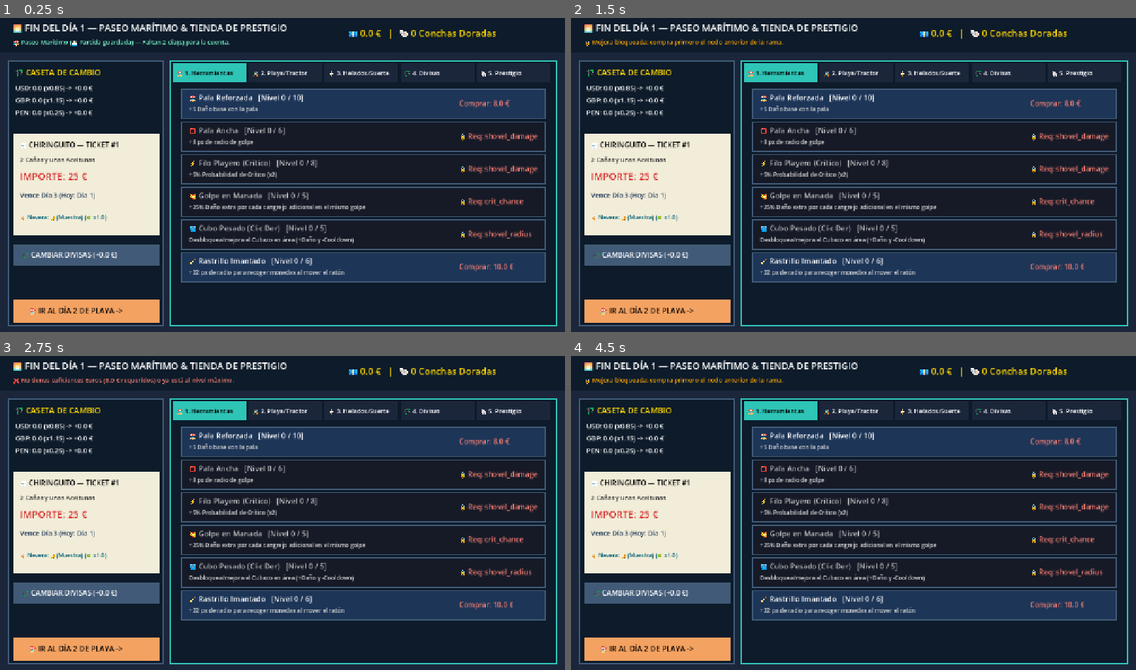
Above: before the commit, frames 1-4 (two rows, left to right).
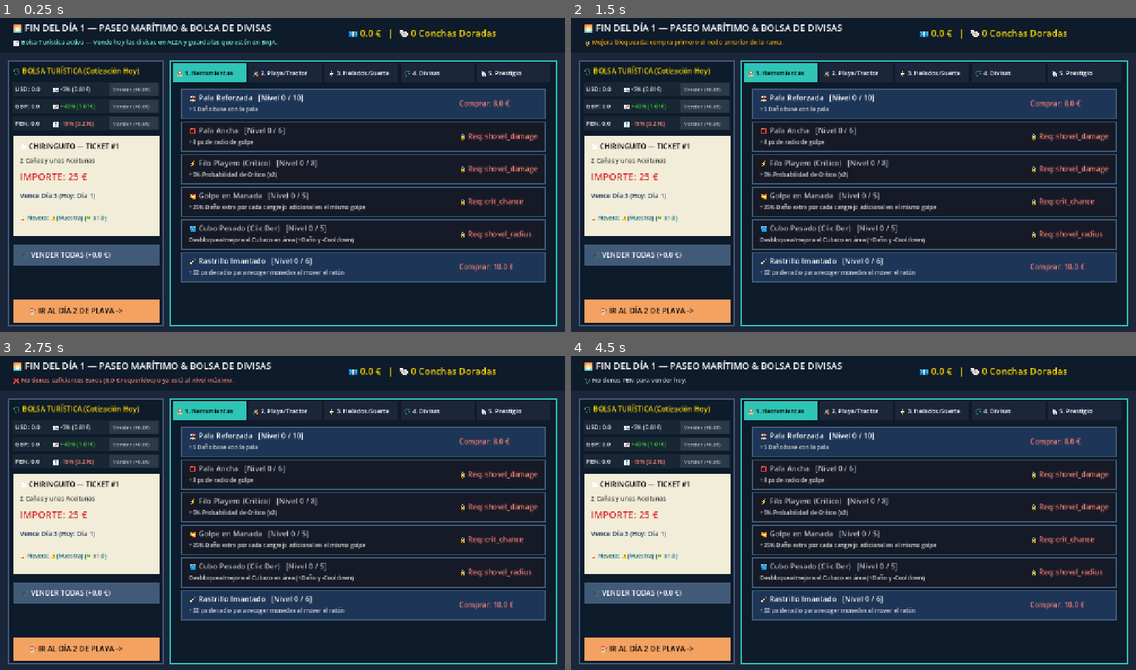
Above: after the commit, the same moments.

Repository: Suko-Dev20/chiringuito-must-be-paid
Game: Godot game, scene res://scenes/main/between_days.tscn
Two runs of this game, one before a commit and one after it. Both use one fixed random seed, a clock stepped at 60 frames per second and the inputs below. This scene is started directly instead of the project's main scene.
Inputs (mouse positions are in pixels of both pictures, inside the frame that each line leads up to):
- Up to frame 1 (0.25 s): no input
- Up to frame 2 (1.5 s): tap Enter at 0.5 s; move the mouse to (977, 156) at 0.52 s; click (977, 156) at 0.67 s; tap Space at 0.77, 1.25 s; move the mouse to (740, 187) at 1.27 s; click (740, 187) at 1.42 s
- Up to frame 3 (2.75 s): tap Space at 1.52 s; tap Enter at 2 s; move the mouse to (339, 440) at 2.02 s; click (339, 440) at 2.17 s
- Up to frame 4 (4.5 s): tap Space at 2.75, 3.02, 3.77, 4.25 s; move the mouse to (825, 575) at 2.77 s; click (825, 575) at 2.92 s; tap Enter at 3.5 s; move the mouse to (1023, 560) at 3.52 s; click (1023, 560) at 3.67 s; move the mouse to (684, 462) at 4.27 s; click (684, 462) at 4.42 s

The runs differ from the first frame. In frame 1, 4.0% of the frame differs, in the area x 2-51%, y 2-77%; in frame 2, 3.5%; in frame 3, 3.5%; in frame 4, 3.9%.

Commit message:
feat(issue-18): add dynamic daily currency market trends and individual currency selling

Diff:
--- a/scripts/autoload/game_state.gd
+++ b/scripts/autoload/game_state.gd
@@ -1,6 +1,6 @@
 extends Node
 ## Estado global del juego (Autoload: GameState)
-## Incluye Store Global, Guardado/Carga en user://savegame.json y Sintetizador de Audio con Pitch variable.
+## Incluye Store Global, Guardado/Carga, Audio Procedural y Mercado de Divisas Dinámico (Issue #18).
 
 signal currencies_updated
 signal stamina_changed(current: float, maximum: float)
@@ -24,7 +24,7 @@
 	{"title": "Paella de Marisco para el Cuñado y Sangría", "amount": 3000.0}
 ]
 
-# --- Divisas de Turistas ---
+# --- Divisas de Turistas y Bolsa Diaria (Issue #18) ---
 var currencies: Dictionary = {
 	"EUR": 0.0,
 	"USD": 0.0,
@@ -36,6 +36,13 @@
 	"USD": 0.85,
 	"GBP": 1.15,
 	"PEN": 0.25
+}
+
+# Multiplicador de mercado del día actual para cada divisa extranjera (0.80 a 1.45)
+var market_multipliers: Dictionary = {
+	"USD": 1.0,
+	"GBP": 1.25,
+	"PEN": 0.90
 }
 
 # --- Prestigio Permanente: Conchas Doradas (Issue #6) ---
@@ -113,7 +120,40 @@
 
 func _ready() -> void:
 	_init_procedural_audio()
-	load_game()
+	if not load_game():
+		roll_daily_market()
+
+# --- Mercado de Divisas Dinámico (Issue #18) ---
+
+func roll_daily_market() -> void:
+	var codes: Array[String] = ["USD", "GBP", "PEN"]
+	for c in codes:
+		market_multipliers[c] = snappedf(randf_range(0.80, 1.35), 0.05)
+	# Garantizar al menos una divisa en fuerte ALZA cada día (+25% a +45%)
+	var hot_code: String = codes.pick_random()
+	market_multipliers[hot_code] = snappedf(randf_range(1.25, 1.45), 0.05)
+
+func get_market_trend_text(code: String) -> String:
+	var m: float = market_multipliers.get(code, 1.0)
+	var pct: int = int(round((m - 1.0) * 100.0))
+	if pct >= 5:
+		return "📈 +%d%%" % pct
+	elif pct <= -5:
+		return "📉 %d%%" % pct
+	return "➖ 0%"
+
+func exchange_single_currency_to_eur(code: String) -> float:
+	var amount: float = currencies.get(code, 0.0)
+	if amount <= 0.0:
+		return 0.0
+	var rate: float = get_effective_exchange_rate(code)
+	var gained: float = snappedf(amount * rate, 0.1)
+	currencies[code] = 0.0
+	currencies["EUR"] += gained
+	currencies_updated.emit()
+	play_sfx("coin", 0.92, 1.18)
+	save_game()
+	return gained
 
 # --- Sintetizador de Sonidos Procedurales con Variación de Pitch (Issue #8) ---
 
@@ -170,6 +210,7 @@
 		"current_day": current_day,
 		"current_bill_index": current_bill_index,
 		"currencies": currencies,
+		"market_multipliers": market_multipliers,
 		"upgrades": upgrades,
 		"golden_shells": golden_shells,
 		"prestige_upgrades": prestige_upgrades
@@ -201,6 +242,11 @@
 		for k in currencies.keys():
 			if data["currencies"].has(k):
 				currencies[k] = float(data["currencies"][k])
+
+	if data.has("market_multipliers") and typeof(data["market_multipliers"]) == TYPE_DICTIONARY:
+		for k in market_multipliers.keys():
+			if data["market_multipliers"].has(k):
+				market_multipliers[k] = float(data["market_multipliers"][k])
 
 	if data.has("upgrades") and typeof(data["upgrades"]) == TYPE_DICTIONARY:
 		for k in upgrades.keys():
@@ -358,7 +404,8 @@
 
 func get_effective_exchange_rate(code: String) -> float:
 	var bonus_mult: float = 1.0 + (upgrades["exchange_rate_boost"] * 0.15)
-	return snappedf(base_exchange_rates.get(code, 1.0) * bonus_mult, 0.01)
+	var market_mult: float = market_multipliers.get(code, 1.0)
+	return snappedf(base_exchange_rates.get(code, 1.0) * bonus_mult * market_mult, 0.01)
 
 func get_pending_foreign_eur_value() -> float:
 	var total: float = 0.0
@@ -390,6 +437,7 @@
 	currencies["EUR"] = prestige_upgrades["starting_euros"] * 15.0
 	for upg in upgrades.keys():
 		upgrades[upg] = 0
+	roll_daily_market()
 	currencies_updated.emit()
 	save_game()
 
@@ -400,12 +448,11 @@
 	currencies_updated.emit()
 
 func exchange_all_to_eur() -> float:
-	var bonus_mult: float = 1.0 + (upgrades["exchange_rate_boost"] * 0.15)
 	var gained_eur: float = 0.0
 	for code in ["USD", "GBP", "PEN"]:
 		var amount: float = currencies.get(code, 0.0)
 		if amount > 0.0:
-			gained_eur += amount * base_exchange_rates[code] * bonus_mult
+			gained_eur += amount * get_effective_exchange_rate(code)
 			currencies[code] = 0.0
 	currencies["EUR"] += snappedf(gained_eur, 0.1)
 	currencies_updated.emit()
--- a/scripts/between_days.gd
+++ b/scripts/between_days.gd
@@ -1,6 +1,6 @@
 extends Node2D
 ## Escena Entre Rondas ("El Paseo Marítimo"):
-## 1. Caseta de Cambio de Divisas (USD, GBP, PEN -> EUR)
+## 1. Caseta de Cambio con Mercado Dinámico (ALZA / BAJA) y venta individual por divisa (Issue #18)
 ## 2. Árbol de Habilidades Interactivo (4 Ramas + 5ª Pestaña de Prestigio Permanente)
 ## 3. El Ticket del Chiringuito, Prestigio y Autoguardado (user://savegame.json)
 
@@ -25,6 +25,7 @@
 var btn_wipe_save_rect := Rect2(955, 625, 280, 44)
 var tab_rects: Array[Rect2] = []
 var upgrade_card_rects: Array[Dictionary] = []
+var single_exchange_rects: Array[Dictionary] = []
 
 func _ready() -> void:
 	GameState.save_game()
@@ -37,7 +38,7 @@
 		status_color = Color.ORANGE_RED
 	else:
 		var days_left: int = GameState.days_per_bill - (GameState.current_day % GameState.days_per_bill)
-		status_message = "🏖️ Paseo Marítimo (💾 Partida guardada) — Faltan %d día(s) para la cuenta." % days_left
+		status_message = "📈 Bolsa Turística activa — Vende hoy las divisas en ALZA y guarda las que estén en BAJA."
 		status_color = Color.AQUAMARINE
 
 func _unhandled_input(event: InputEvent) -> void:
@@ -47,6 +48,11 @@
 			if tab_rects[i].has_point(mpos):
 				selected_branch = i
 				queue_redraw()
+				return
+		# Botones individuales de venta por divisa (Issue #18)
+		for sbtn in single_exchange_rects:
+			if sbtn["rect"].has_point(mpos):
+				_on_single_exchange_pressed(sbtn["code"])
 				return
 		if selected_branch == 4 and btn_wipe_save_rect.has_point(mpos):
 			GameState.delete_save_and_reset_all()
@@ -68,6 +74,16 @@
 		elif btn_next_day_rect.has_point(mpos):
 			_on_next_action_pressed()
 
+func _on_single_exchange_pressed(code: String) -> void:
+	var gained: float = GameState.exchange_single_currency_to_eur(code)
+	if gained <= 0.0:
+		status_message = "💱 No tienes %s para vender hoy." % code
+		status_color = Color.LIGHT_GRAY
+	else:
+		status_message = "💱 ¡Vendidos tus %s por +%.1f € a la cotización de hoy (%s)!" % [code, gained, GameState.get_market_trend_text(code)]
+		status_color = Color.GREEN_YELLOW
+	queue_redraw()
+
 func _on_upgrade_clicked(id: String) -> void:
 	if not GameState.is_upgrade_unlocked(id):
 		status_message = "🔒 Mejora bloqueada: compra primero el nodo anterior de la rama."
@@ -100,14 +116,14 @@
 		status_color = Color.LIGHT_GRAY
 	else:
 		var gained: float = GameState.exchange_all_to_eur()
-		status_message = "💱 ¡Cambio realizado y guardado! Has recibido +%.1f € en la Caseta." % gained
+		status_message = "💱 ¡Cambio total realizado! Has recibido +%.1f € en la Caseta." % gained
 		status_color = Color.GREEN_YELLOW
 	queue_redraw()
 
 func _on_pay_bill_pressed() -> void:
 	var bill: Dictionary = GameState.get_current_bill()
 	if GameState.currencies["EUR"] < bill["amount"] and GameState.get_pending_foreign_eur_value() > 0.0:
-		status_message = "💡 ¡Cambia primero tus divisas extranjeras a Euros en la Caseta!"
+		status_message = "💡 ¡Vende primero tus divisas extranjeras a Euros en la Caseta!"
 		status_color = Color.GOLD
 		queue_redraw()
 		return
@@ -137,48 +153,62 @@
 		return
 
 	GameState.current_day += 1
+	GameState.roll_daily_market()
 	GameState.save_game()
 	get_tree().change_scene_to_file("res://scenes/main/beach_round.tscn")
 
 func _draw() -> void:
 	var font: Font = ThemeDB.fallback_font
 	upgrade_card_rects.clear()
+	single_exchange_rects.clear()
 
 	# Fondo general del Paseo Marítimo
 	draw_rect(Rect2(0, 0, 1280, 720), Color("#1b263b"))
 	draw_rect(Rect2(0, 0, 1280, 88), Color("#0d1b2a"))
 
 	# Cabecera
-	draw_string(font, Vector2(30, 38), "🌅 FIN DEL DÍA %d — PASEO MARÍTIMO & TIENDA DE PRESTIGIO" % GameState.current_day, HORIZONTAL_ALIGNMENT_LEFT, -1, 21, Color.WHITE)
+	draw_string(font, Vector2(30, 38), "🌅 FIN DEL DÍA %d — PASEO MARÍTIMO & BOLSA DE DIVISAS" % GameState.current_day, HORIZONTAL_ALIGNMENT_LEFT, -1, 21, Color.WHITE)
 	draw_string(font, Vector2(30, 68), status_message, HORIZONTAL_ALIGNMENT_LEFT, -1, 14, status_color)
 	draw_string(font, Vector2(790, 50), "💶 %.1f €   |   🐚 %d Conchas Doradas" % [GameState.currencies["EUR"], GameState.golden_shells], HORIZONTAL_ALIGNMENT_LEFT, -1, 21, Color.GOLD)
 
-	# --- COLUMNA IZQUIERDA: CASETA DE CAMBIO + CHIRINGUITO ---
+	# --- COLUMNA IZQUIERDA: CASETA DE CAMBIO CON MERCADO DINÁMICO (Issue #18) ---
 	draw_rect(Rect2(20, 105, 350, 600), Color("#0d1b2a"))
 	draw_rect(Rect2(20, 105, 350, 600), Color("#415a77"), false, 2.0)
 
-	draw_string(font, Vector2(35, 138), "💱 CASETA DE CAMBIO", HORIZONTAL_ALIGNMENT_LEFT, -1, 18, Color.GOLD)
-	var y_ex: float = 172.0
+	draw_string(font, Vector2(30, 134), "💱 BOLSA TURÍSTICA (Cotización Hoy)", HORIZONTAL_ALIGNMENT_LEFT, -1, 16, Color.GOLD)
+	var y_ex: float = 152.0
 	for code in ["USD", "GBP", "PEN"]:
 		var amt: float = GameState.currencies.get(code, 0.0)
 		var rate: float = GameState.get_effective_exchange_rate(code)
-		draw_string(font, Vector2(35, y_ex), "%s: %.1f (x%.2f) -> +%.1f €" % [code, amt, rate, amt * rate], HORIZONTAL_ALIGNMENT_LEFT, -1, 15, Color.WHITE)
-		y_ex += 28.0
+		var eur_val: float = snappedf(amt * rate, 0.1)
+		var mult: float = GameState.market_multipliers.get(code, 1.0)
+		var trend_str: String = GameState.get_market_trend_text(code)
+		var trend_col: Color = Color.LIME_GREEN if mult >= 1.05 else (Color.SALMON if mult <= 0.95 else Color.LIGHT_GRAY)
+
+		draw_rect(Rect2(28, y_ex, 334, 34), Color(1, 1, 1, 0.05))
+		draw_string(font, Vector2(34, y_ex + 22), "%s: %.1f" % [code, amt], HORIZONTAL_ALIGNMENT_LEFT, -1, 14, Color.WHITE)
+		draw_string(font, Vector2(120, y_ex + 22), "%s (%.2f€)" % [trend_str, rate], HORIZONTAL_ALIGNMENT_LEFT, -1, 13, trend_col)
+
+		var srect := Rect2(248, y_ex + 3, 110, 28)
+		single_exchange_rects.append({"code": code, "rect": srect})
+		draw_rect(srect, Color("#2a9d8f") if amt > 0.0 else Color("#2b3a4a"))
+		draw_string(font, srect.position + Vector2(8, 19), "Vender (+%.1f€)" % eur_val, HORIZONTAL_ALIGNMENT_LEFT, -1, 12, Color.WHITE if amt > 0.0 else Color.GRAY)
+		y_ex += 39.0
 
 	# Ticket del Chiringuito compacto a la izquierda
 	var bill: Dictionary = GameState.get_current_bill()
-	draw_rect(Rect2(30, 270, 330, 230), Color(0.95, 0.93, 0.85))
-	draw_string(font, Vector2(45, 302), "🧾 CHIRINGUITO — TICKET #%d" % (GameState.current_bill_index + 1), HORIZONTAL_ALIGNMENT_LEFT, -1, 16, Color.BLACK)
-	draw_string(font, Vector2(45, 335), bill["title"], HORIZONTAL_ALIGNMENT_LEFT, -1, 14, Color("#333333"))
-	draw_string(font, Vector2(45, 375), "IMPORTE: %.0f €" % bill["amount"], HORIZONTAL_ALIGNMENT_LEFT, -1, 22, Color("#d62828"))
+	draw_rect(Rect2(30, 275, 330, 228), Color(0.95, 0.93, 0.85))
+	draw_string(font, Vector2(45, 305), "🧾 CHIRINGUITO — TICKET #%d" % (GameState.current_bill_index + 1), HORIZONTAL_ALIGNMENT_LEFT, -1, 16, Color.BLACK)
+	draw_string(font, Vector2(45, 336), bill["title"], HORIZONTAL_ALIGNMENT_LEFT, -1, 14, Color("#333333"))
+	draw_string(font, Vector2(45, 376), "IMPORTE: %.0f €" % bill["amount"], HORIZONTAL_ALIGNMENT_LEFT, -1, 22, Color("#d62828"))
 	var due_str: String = "¡VENCE HOY MISMO!" if GameState.is_bill_due_today() else "Vence Día %d (Hoy: Día %d)" % [((GameState.current_bill_index + 1) * GameState.days_per_bill), GameState.current_day]
-	draw_string(font, Vector2(45, 415), due_str, HORIZONTAL_ALIGNMENT_LEFT, -1, 15, Color("#d62828") if GameState.is_bill_due_today() else Color("#1d3557"))
-	draw_string(font, Vector2(45, 465), "🍦 Nevera: %s (🍀 x%.1f)" % [GameState.get_fridge_summary(), GameState.get_luck_multiplier()], HORIZONTAL_ALIGNMENT_LEFT, -1, 13, Color("#005f73"))
+	draw_string(font, Vector2(45, 416), due_str, HORIZONTAL_ALIGNMENT_LEFT, -1, 15, Color("#d62828") if GameState.is_bill_due_today() else Color("#1d3557"))
+	draw_string(font, Vector2(45, 466), "🍦 Nevera: %s (🍀 x%.1f)" % [GameState.get_fridge_summary(), GameState.get_luck_multiplier()], HORIZONTAL_ALIGNMENT_LEFT, -1, 13, Color("#005f73"))
 
 	# Botones Izquierda
 	var pending_eur: float = GameState.get_pending_foreign_eur_value()
 	draw_rect(btn_exchange_rect, Color("#2a9d8f") if pending_eur > 0.0 else Color("#415a77"))
-	draw_string(font, btn_exchange_rect.position + Vector2(20, 31), "💱 CAMBIAR DIVISAS (+%.1f €)" % pending_eur, HORIZONTAL_ALIGNMENT_LEFT, -1, 16, Color.WHITE)
+	draw_string(font, btn_exchange_rect.position + Vector2(20, 31), "💱 VENDER TODAS (+%.1f €)" % pending_eur, HORIZONTAL_ALIGNMENT_LEFT, -1, 16, Color.WHITE)
 
 	if GameState.is_bill_due_today() and not bill_paid_today and not bankruptcy_state:
 		var can_afford: bool = GameState.currencies["EUR"] >= bill["amount"]
@@ -195,7 +225,6 @@
 	draw_rect(Rect2(385, 105, 875, 600), Color("#0d1b2a"))
 	draw_rect(Rect2(385, 105, 875, 600), Color.GOLD if selected_branch == 4 else Color("#2ec4b6"), false, 2.0)
 
-	# Pestañas (4 Ramas + 5ª Pestaña de Prestigio)
 	for i in range(5):
 		var trect: Rect2 = tab_rects[i]
 		var is_sel: bool = (i == selected_branch)
@@ -228,7 +257,6 @@
 			draw_string(font, prect.position + Vector2(650, 48), pprice, HORIZONTAL_ALIGNMENT_LEFT, -1, 18, Color.GOLD if pcan_buy else Color.SALMON)
 			card_y += 98.0
 
-		# Botón para borrar partida guardada si se quiere probar desde cero
 		draw_rect(btn_wipe_save_rect, Color("#6a040f"))
 		draw_string(font, btn_wipe_save_rect.position + Vector2(18, 28), "🗑️ Borrar Partida Guardada", HORIZONTAL_ALIGNMENT_LEFT, -1, 15, Color.WHITE)
 		return
